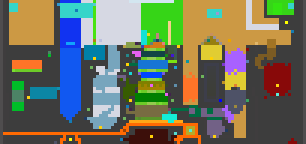
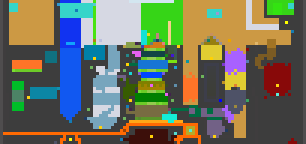
Layered file, before and after one edit (306×144). Changes by layer:
painted on "biome_map.png" over [45, 51, 57, 63]
